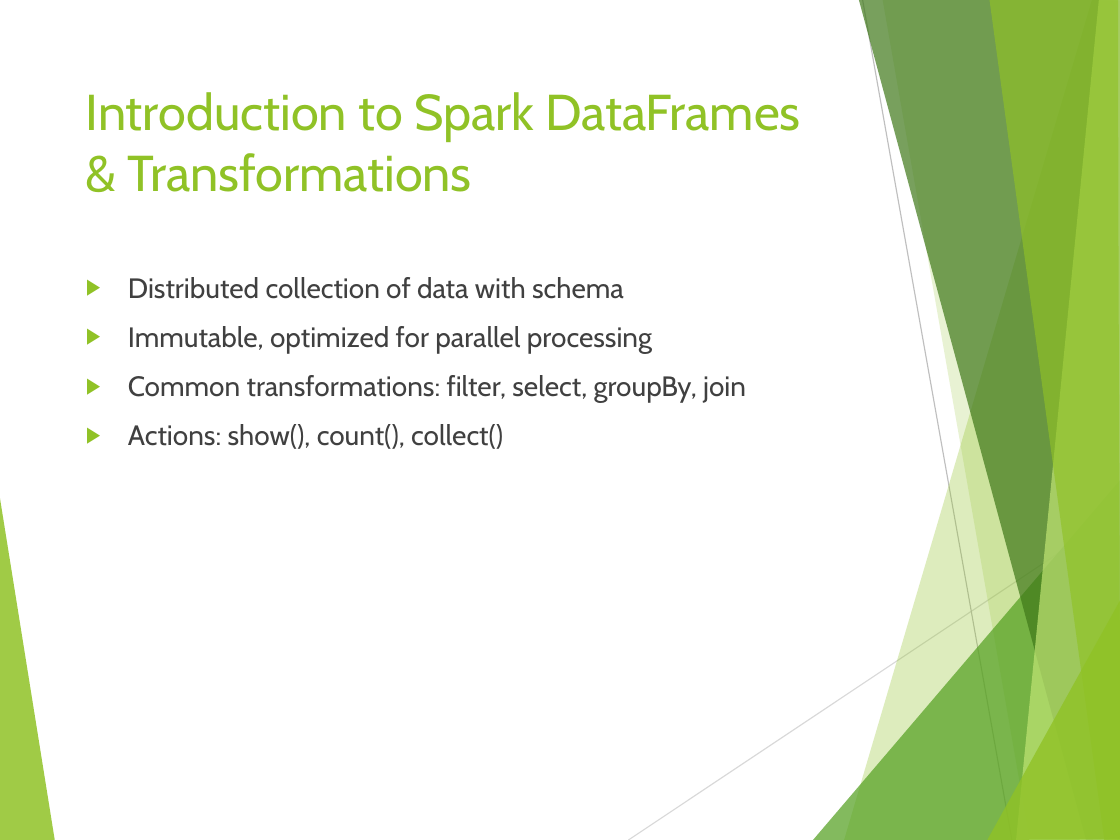
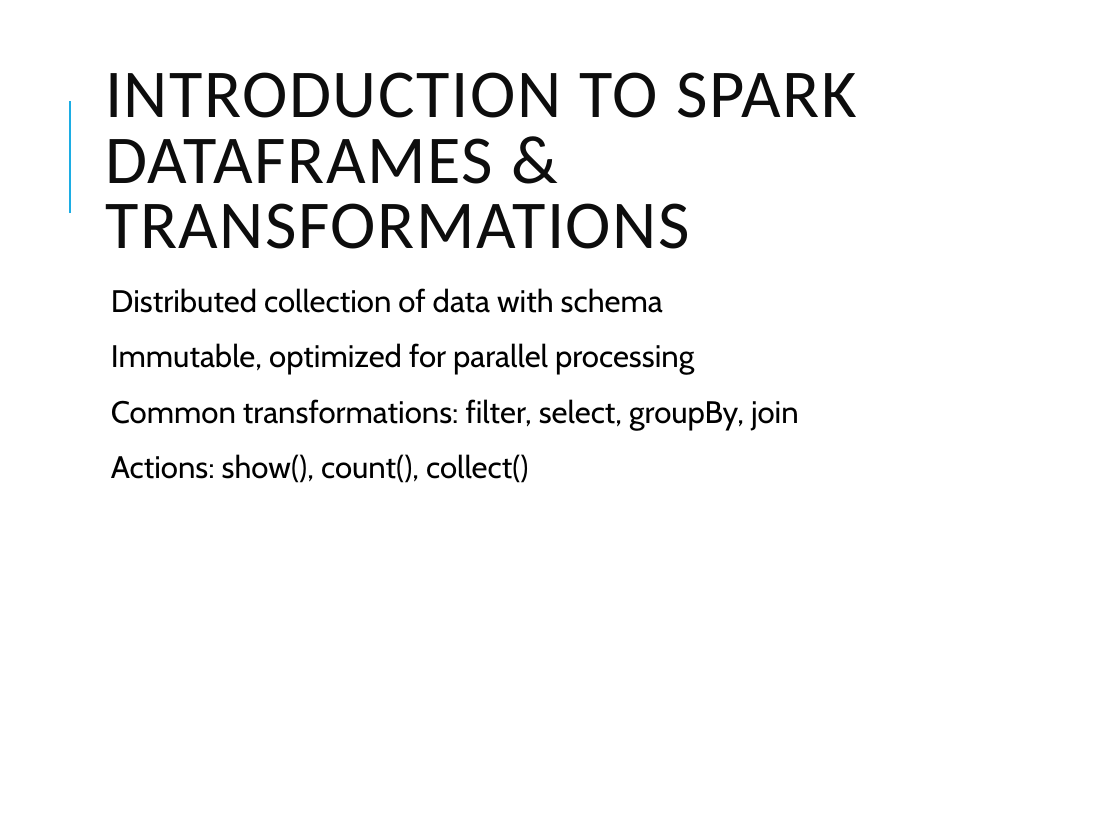
Before and after one commit to vivek1570/DE-Content-WithSnowflakes, a slide deck: slide 10 of Week-1/Day-5/Databricks_Lakehouse_Overview.pptx (slide 9 before the commit). Drawn at 1120x840 pixels with LibreOffice and Linux fonts; fonts in the diff are those of the drawing. Boxes give left, top, right and bottom in pixels: in the first picture for what was removed or moved away, otherwise in the second. Text is boxed around its words. In the diff, an @@ line names an element or a change of style, - is before the commit and + after.

```diff
--- a/Week-1/Day-5/Databricks_Lakehouse_Overview.pptx
+++ b/Week-1/Day-5/Databricks_Lakehouse_Overview.pptx
@@ title "INTRODUCTION TO SPARK DATAFRAMES & ..." at (105, 72, 856, 249): vertical alignment top to middle @@
@@ title at (105, 72, 856, 249): text changed; size 32.4 to 44 pt; font Cabin to Calibri; text colour #90C226 to #0D0D0D @@
-Introduction to Spark DataFrames & Transformations
+INTRODUCTION TO SPARK DATAFRAMES & TRANSFORMATIONS
@@ line added from (69, 213) to (69, 101), #1CADE4 1.5 pt @@
@@ text "Distributed collection of data with ...": place and size @@
-text "Distributed collection of data with ..." at (128, 277, 746, 449)
+text "Distributed collection of data with ..." at (111, 288, 799, 483)
@@ text "Distributed collection of data with ..." at (111, 288, 799, 483): size 18 to 20 pt, text colour #404040 to #000000; bullet ▶ to  ; line spacing 1 to 0.9; more space between paragraphs; bullet colour #90C226 to #1CADE4 @@
@@ group removed at (0, 0, 1120, 840): 8 freeform shapes, 2 lines @@
```
Also in this commit, not shown: 9 other slides changed, 1 slide added, 16 other files.
